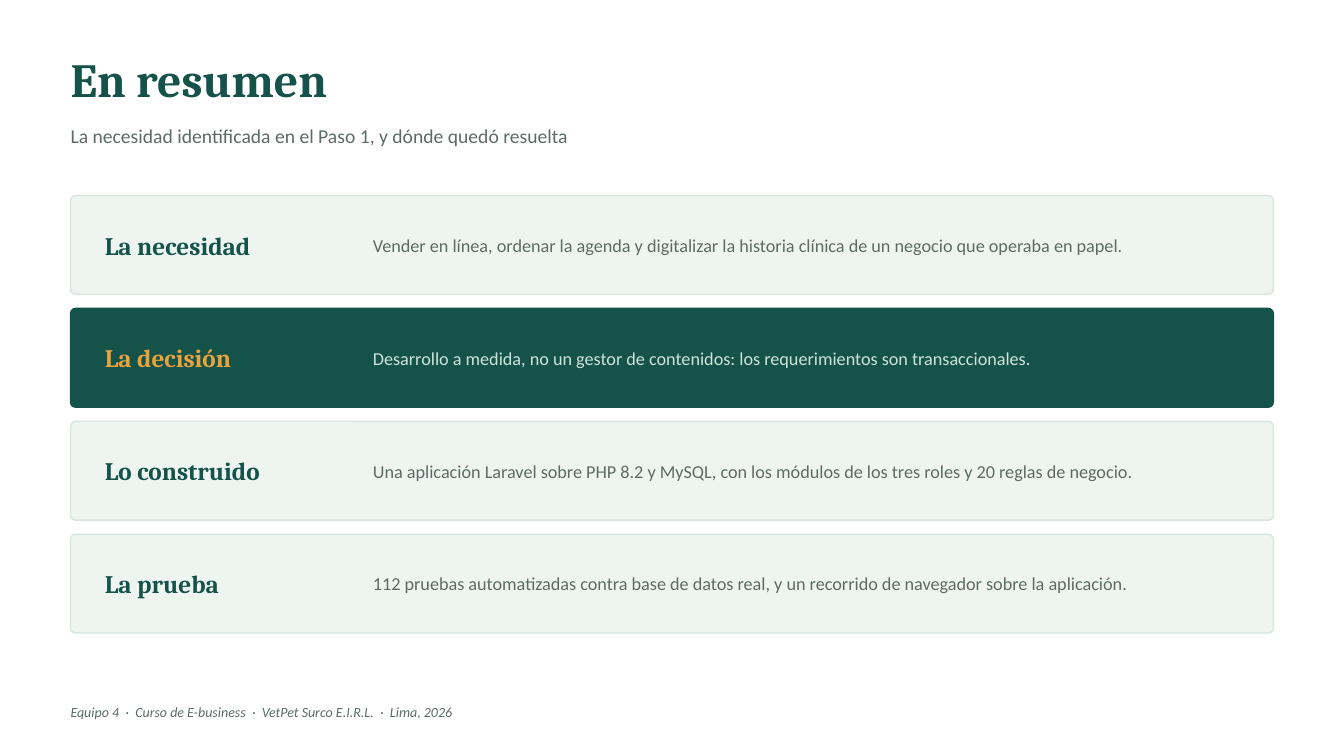
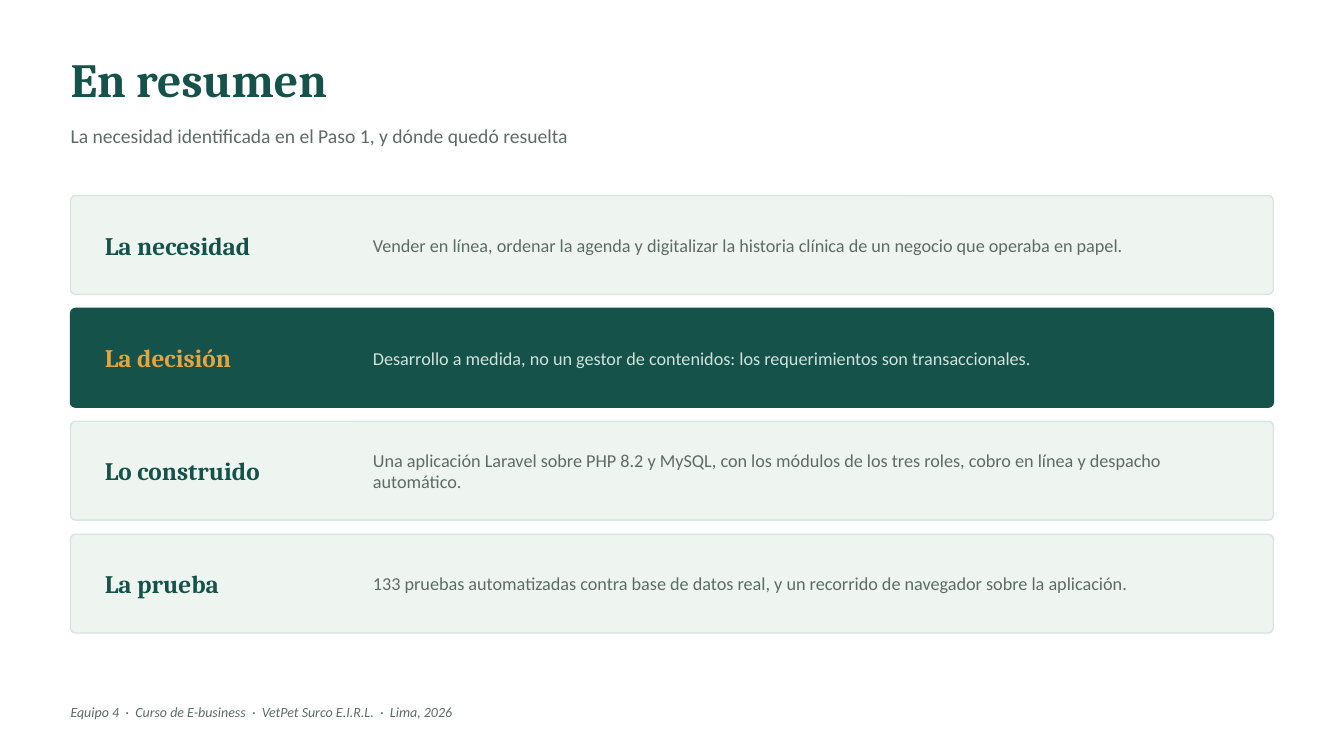
Before and after one commit to BrahamsCode/VetPetSurco, a slide deck: slide 9 of docs/presentacion/Paso1_IdentificarLaNecesidad.pptx. Drawn at 1344x756 pixels with LibreOffice and Linux fonts; fonts in the diff are those of the drawing. Boxes give left, top, right and bottom in pixels: in the first picture for what was removed or moved away, otherwise in the second. Text is boxed around its words. In the diff, an @@ line names an element or a change of style, - is before the commit and + after.

```diff
--- a/docs/presentacion/Paso1_IdentificarLaNecesidad.pptx
+++ b/docs/presentacion/Paso1_IdentificarLaNecesidad.pptx
@@ text at bbox=[373, 454, 1161, 488]: text changed @@
-Una aplicación Laravel sobre PHP 8.2 y MySQL, con los módulos de los tres roles y 20 reglas de negocio.
+Una aplicación Laravel sobre PHP 8.2 y MySQL, con los módulos de los tres roles, cobro en línea y despacho automático.
@@ text at bbox=[373, 577, 1127, 593]: text changed @@
-112 pruebas automatizadas contra base de datos real, y un recorrido de navegador sobre la aplicación.
+133 pruebas automatizadas contra base de datos real, y un recorrido de navegador sobre la aplicación.
```
Also in this commit, not shown: 6 other slides changed.
